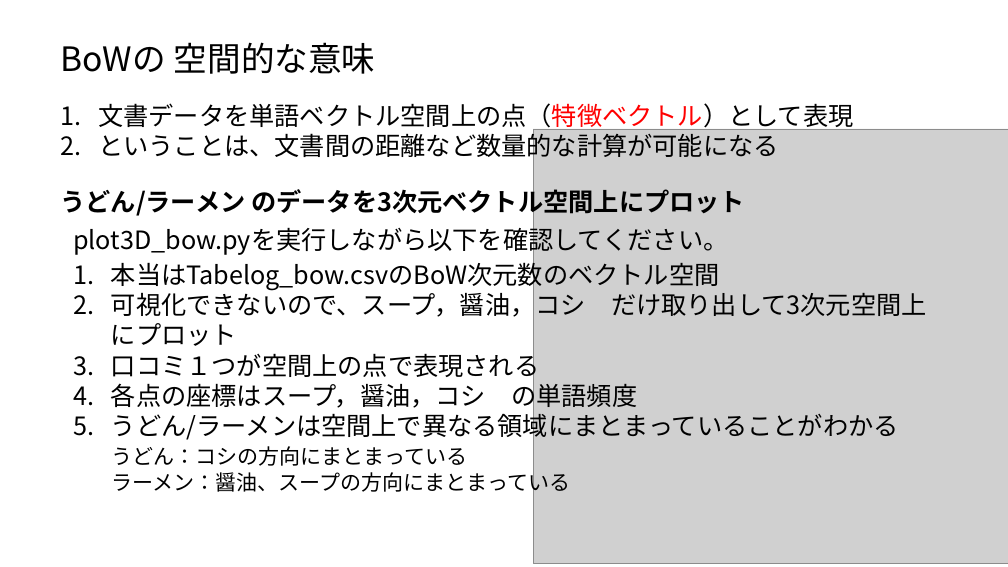
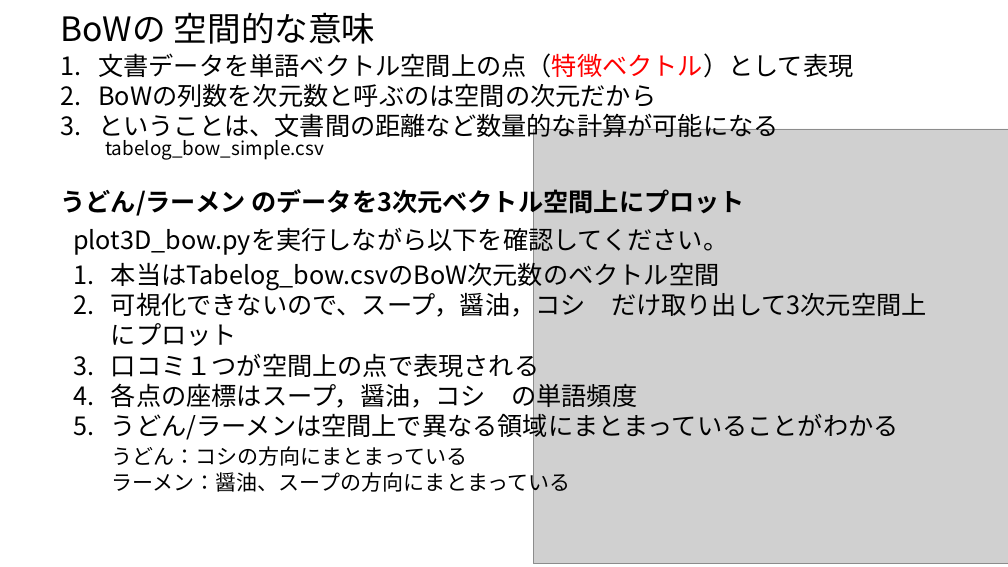
Before and after one commit to ueharaLab/NLP3_BoW, a slide deck: slide 14 of textmining3 BOW.pptx. Drawn at 1008x567 pixels with LibreOffice and Linux fonts; fonts in the diff are those of the drawing; grey boxes stand for pictures. Boxes give left, top, right and bottom in pixels: in the first picture for what was removed or moved away, otherwise in the second. Text is boxed around its words. In the diff, an @@ line names an element or a change of style, - is before the commit and + after.

```diff
--- a/textmining3 BOW.pptx
+++ b/textmining3 BOW.pptx
@@ text "BoWの 空間的な意味" moved from (x1=60, y1=42, x2=376, y2=74) to (x1=60, y1=12, x2=376, y2=44) @@
@@ text "文書データを単語ベクトル空間上の点（特徴ベクトル）として表現" moved from (x1=98, y1=103, x2=853, y2=162) to (x1=98, y1=53, x2=853, y2=143) @@
@@ text at (x1=98, y1=83, x2=656, y2=107): paragraph added @@
+2. BoWの列数を次元数と呼ぶのは空間の次元だから
@@ text added at (x1=105, y1=136, x2=324, y2=160), 18 pt, text #000000 @@
+tabelog_bow_simple.csv
```
Also in this commit, not shown: 1 slide added, 6 other files.
